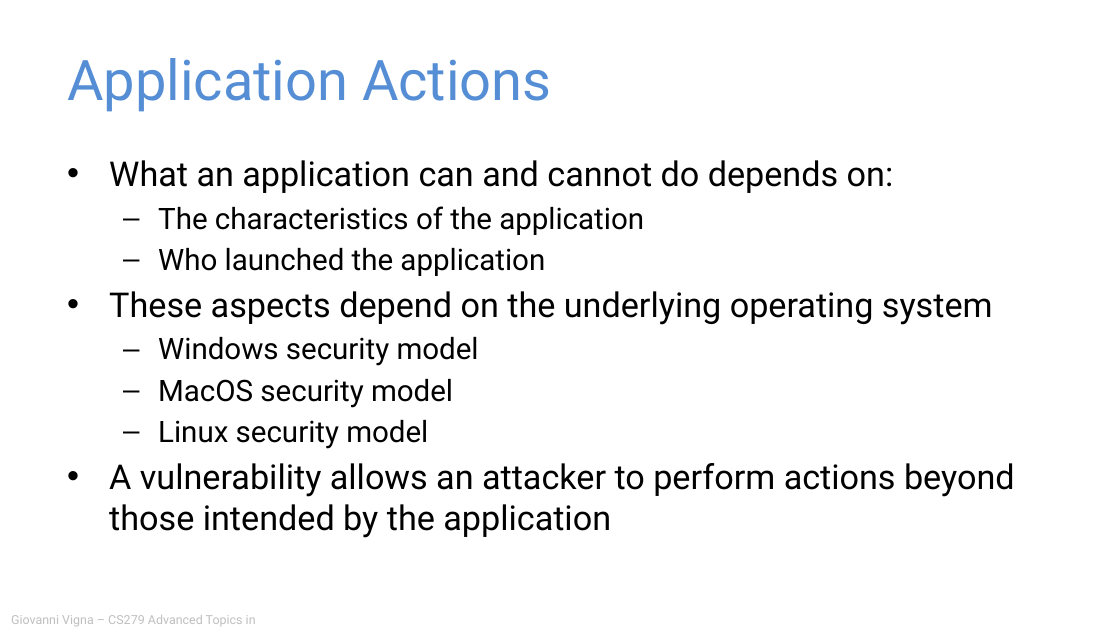
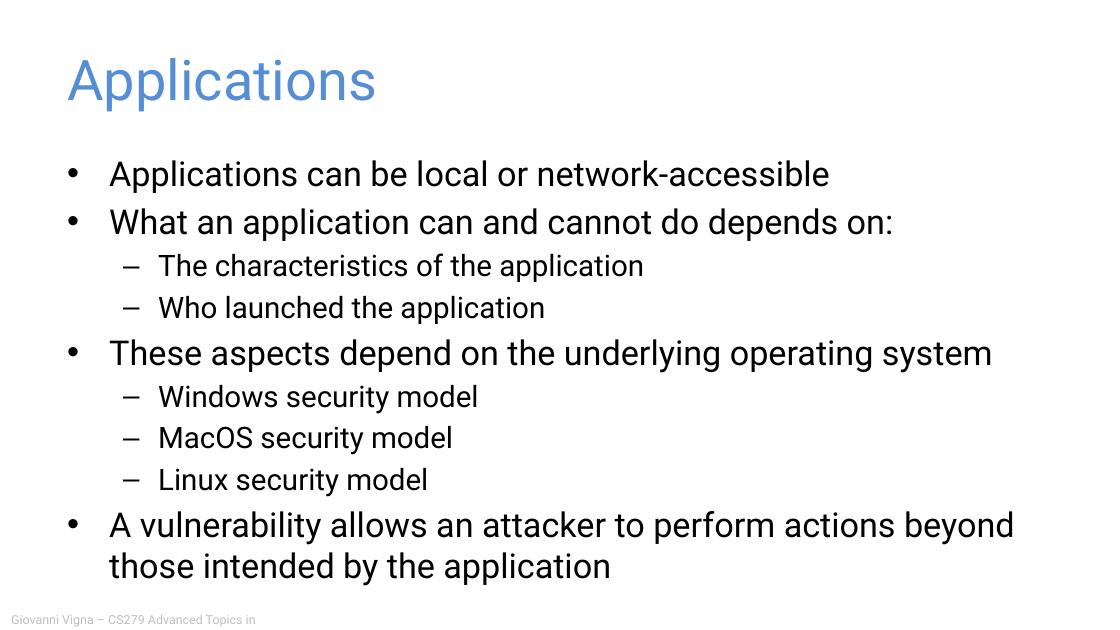
Before and after one commit to giovannivigna/CS279-Fall2024, a slide deck: slide 10 of materials/04_Targets_and_Contexts/Targets_and_Contexts.pptx (slide 16 before the commit). Drawn at 1120x630 pixels with LibreOffice and Linux fonts; fonts in the diff are those of the drawing. Boxes give left, top, right and bottom in pixels: in the first picture for what was removed or moved away, otherwise in the second. Text is boxed around its words. In the diff, an @@ line names an element or a change of style, - is before the commit and + after.

```diff
--- a/materials/04_Targets_and_Contexts/Targets_and_Contexts.pptx
+++ b/materials/04_Targets_and_Contexts/Targets_and_Contexts.pptx
@@ title at (67,58,377,112): text changed @@
-Application Actions
+Applications
@@ text at (109,160,830,193): paragraph added @@
+• Applications can be local or network-accessible
```
Also in this commit, not shown: 3 other slides changed, 1 slide added, 2 slides removed, 1 other file.
